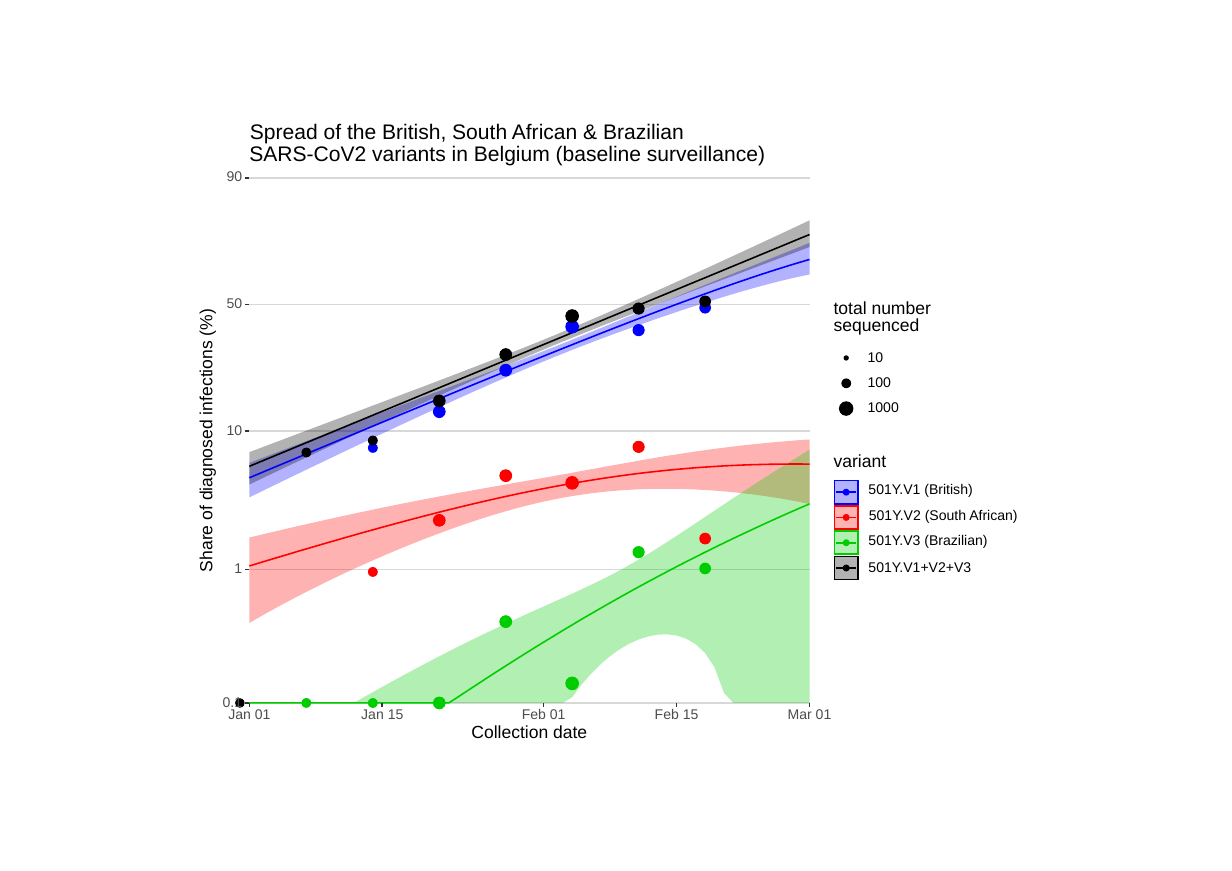
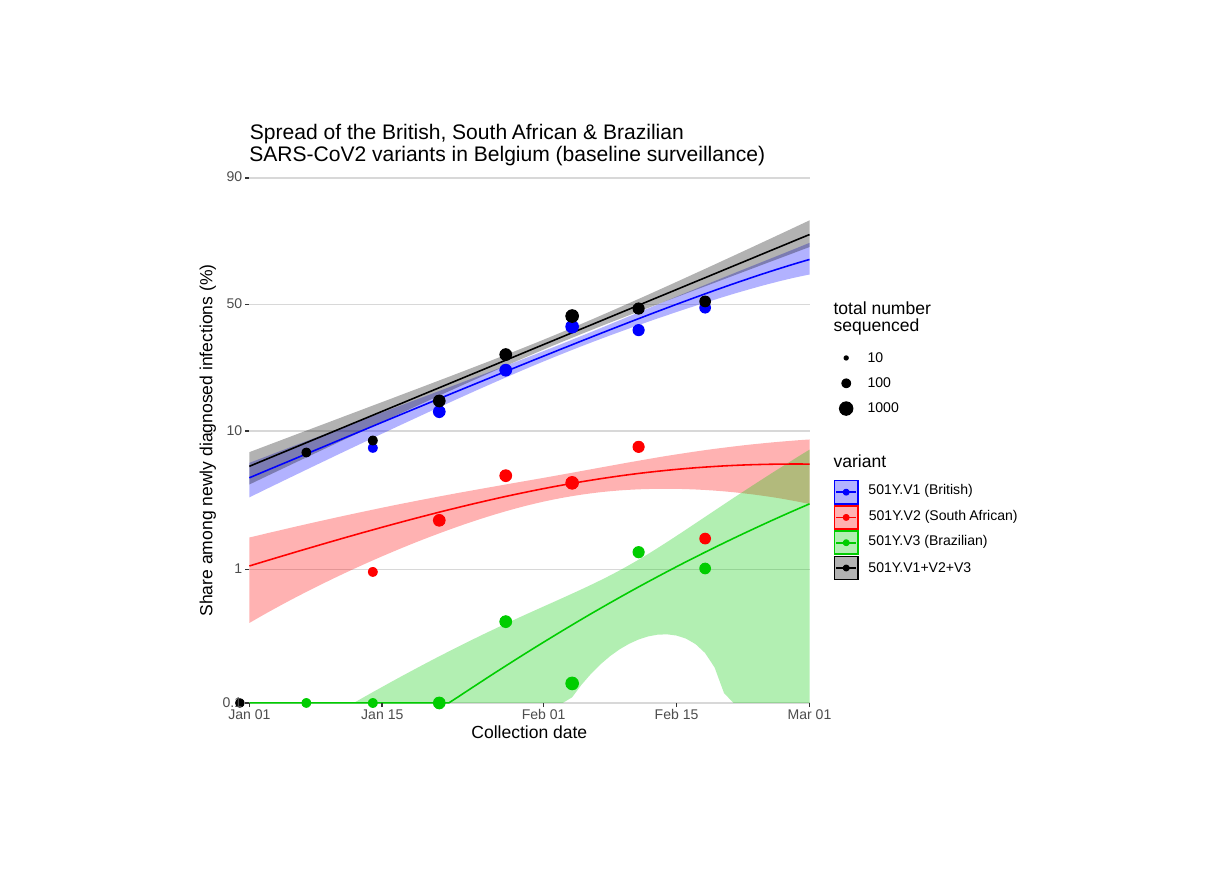
Before and after one commit to tomwenseleers/LineageExplorer, a slide deck: slide 1 of plots/2021_02_23/baseline_sequencing_501YV1 501YV2 501YV3_multinomial fit_model preds.pptx. Drawn at 1232x871 pixels with LibreOffice and Linux fonts; fonts in the diff are those of the drawing. Boxes give left, top, right and bottom in pixels: in the first picture for what was removed or moved away, otherwise in the second. Text is boxed around its words. In the diff, an @@ line names an element or a change of style, - is before the commit and + after.

```diff
--- a/plots/2021_02_23/baseline_sequencing_501YV1 501YV2 501YV3_multinomial fit_model preds.pptx
+++ b/plots/2021_02_23/baseline_sequencing_501YV1 501YV2 501YV3_multinomial fit_model preds.pptx
@@ text at [197,304,217,615]: text changed @@
-Share of diagnosed infections (%)
+Share among newly diagnosed infections (%)
```
Also in this commit, not shown: 24 other files.
